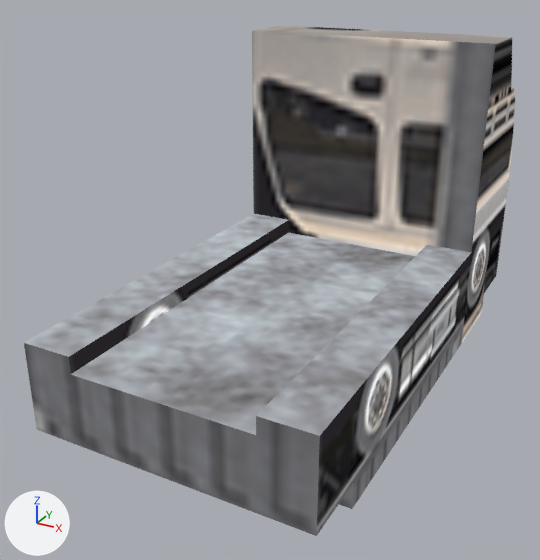
What one commit did to the glTF model Assets/UnityEve/Art/Models/retro-urban/truck-flat.glb.
Both versions are drawn from a 50 mm lens placed at (0.943, -1.993, 1.255), pointed at (-0.08, -0.133, 0.325). The lights are fixed; the arrows at lower left show +X, +Y and +Z. The first picture is the older version. Vertices at exactly the same position are counted once.

In view in the first picture: 'truck-flat'.
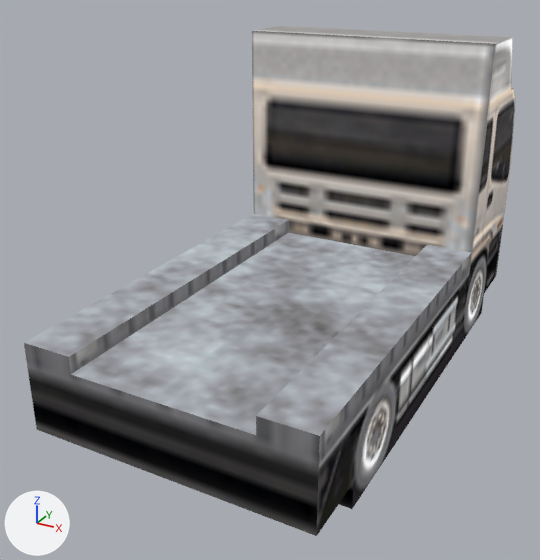
What changed in the scene script:
```text
Change me_truck_flat_0:
    where me_truck_flat_0.from_pydata(...)  # 36 vertices, 68 faces; spans x -0.41..0.41, y -0.82..0.82, z 0.0..1.01
    used by ob_truck_flat; location = (0.0, 0.0, 0.0)
    me_truck_flat_0 part 1: 68 kept faces spanning x -0.41..0.41, y -0.82..0.82, z 0.0..1.01 get new texture (UV) coordinates
```

Pixel boxes (x1, y1, x2, y2) of what changed, in the pictures (540 x 560 px):
part 1 of me_truck_flat_0, surface changed
    both: (24, 26, 515, 536)
